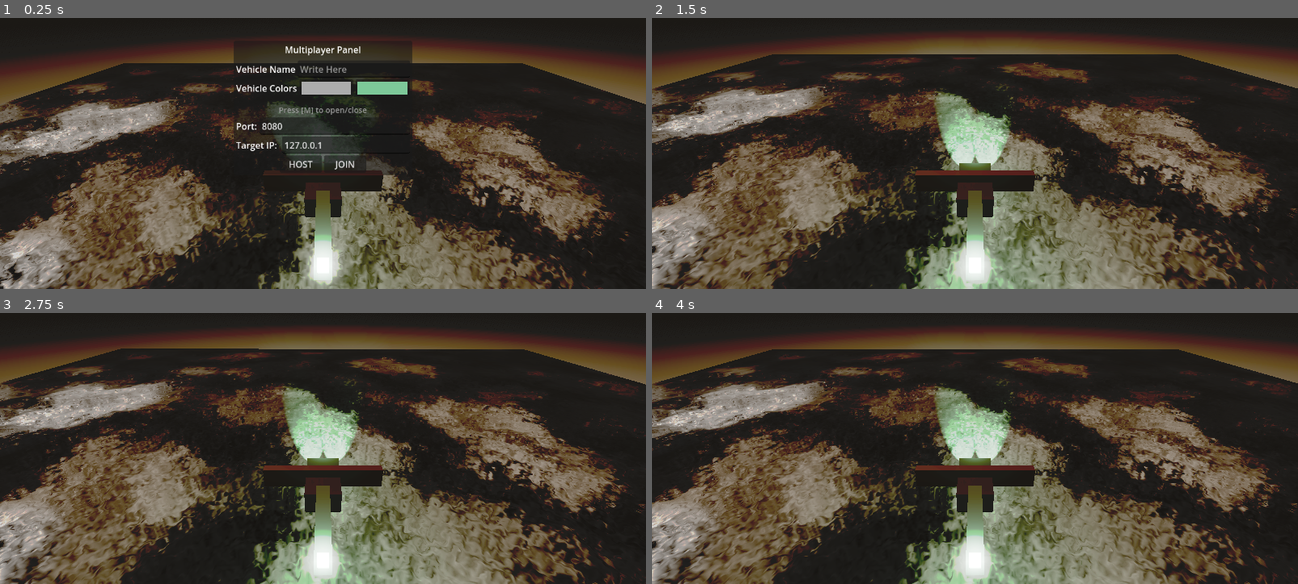
Above: before the commit, frames 1-4 (two rows, left to right).
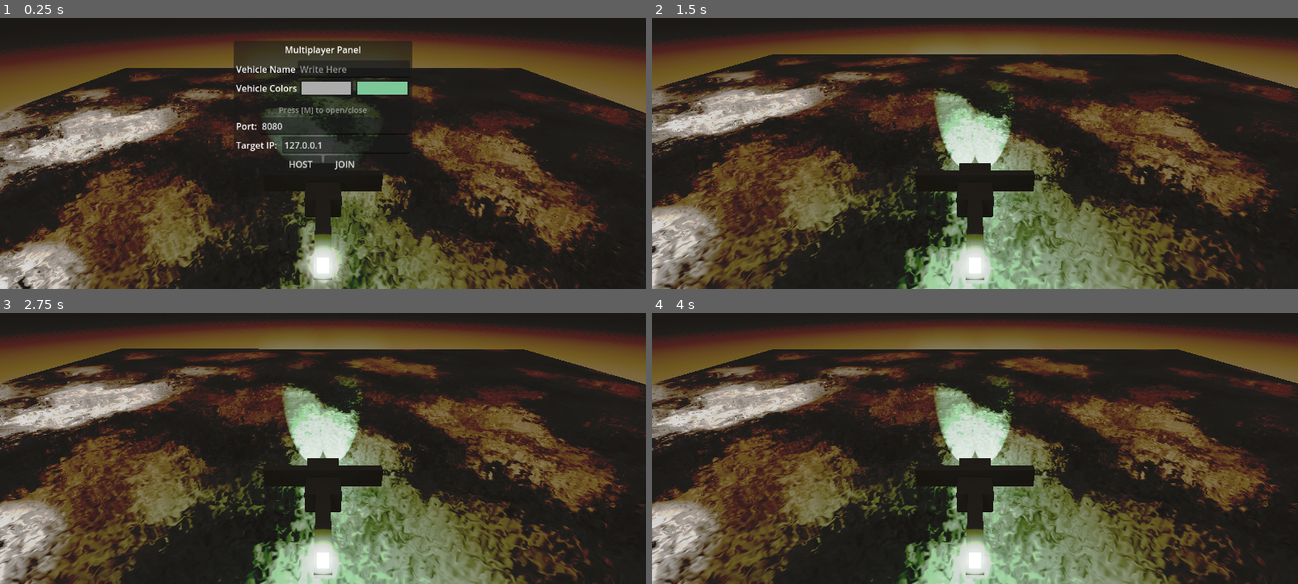
Above: after the commit, the same moments.

Repository: fracter2/here-be-le-dragon
Game: Godot game, scene res://Content/World.tscn
The game is run twice, just before and just after one commit, with the same random seed, the same clock (stepped at 60 frames per second) and the same inputs.
Inputs (mouse positions are in pixels of both pictures, inside the frame that each line leads up to):
- Up to frame 1 (0.25 s): no input
- Up to frame 2 (1.5 s): click (1007, 69) at 0.52 s; type "Alex" at 0.6 s; tap M (Menu) at 1.25 s; hold D (barrel_right) from 1.28 s (still down); tap P (flip_pitch) at 1.35 s
- Up to frame 3 (2.75 s): tap Space (thrust_up) at 2 s; release D (barrel_right) at 2.03 s; hold S (backward) from 2.03 s (still down); tap P (flip_pitch) at 2.1 s
- Up to frame 4 (4 s): release S (backward) at 2.78 s; hold D (barrel_right) 2.78-3.53 s; tap P (flip_pitch) at 2.85, 3.6 s; tap Enter at 3.5 s; hold W (forward) from 3.53 s (still down)

The runs differ from the first frame. In frame 1, 39% of the frame differs, in the area x 0-100%, y 5-100%; in frame 2, 34%; in frame 3, 34%; in frame 4, 34%.

Commit message:
Played with lighting and shadows, and material properies for heli

Diff:
--- a/Content/Helicopter.tscn
+++ b/Content/Helicopter.tscn
@@ -38,10 +38,11 @@
 size = Vector3(1.75, 1.8, 3.5)
 
 [sub_resource type="Gradient" id="Gradient_6r8wy"]
-offsets = PackedFloat32Array(0, 0.338889, 0.555556)
+offsets = PackedFloat32Array(0, 0.338889, 0.706977)
 colors = PackedColorArray(0, 0, 0, 1, 0.0325283, 0.0325283, 0.0325282, 1, 0.0506573, 0.0506572, 0.0506572, 1)
 
 [sub_resource type="FastNoiseLite" id="FastNoiseLite_te4uw"]
+noise_type = 3
 domain_warp_fractal_type = 0
 
 [sub_resource type="NoiseTexture2D" id="NoiseTexture2D_ih7gs"]
@@ -50,18 +51,37 @@
 color_ramp = SubResource("Gradient_6r8wy")
 noise = SubResource("FastNoiseLite_te4uw")
 
+[sub_resource type="Gradient" id="Gradient_te4uw"]
+interpolation_mode = 1
+offsets = PackedFloat32Array(0.134884, 0.311628, 0.497674)
+colors = PackedColorArray(0.939761, 0.939761, 0.939761, 1, 0.967818, 0.967818, 0.967818, 1, 1, 1, 1, 1)
+
+[sub_resource type="FastNoiseLite" id="FastNoiseLite_ih7gs"]
+noise_type = 3
+frequency = 0.012
+fractal_octaves = 4
+fractal_gain = 0.622
+domain_warp_frequency = 0.032
+domain_warp_fractal_type = 0
+
+[sub_resource type="NoiseTexture2D" id="NoiseTexture2D_ljlqh"]
+color_ramp = SubResource("Gradient_te4uw")
+noise = SubResource("FastNoiseLite_ih7gs")
+
 [sub_resource type="StandardMaterial3D" id="StandardMaterial3D_6r8wy"]
 resource_local_to_scene = true
 albedo_color = Color(0.674402, 0.674402, 0.674402, 1)
-metallic = 0.73
-metallic_specular = 0.0
-roughness = 0.62
+metallic = 1.0
+metallic_specular = 0.65
+roughness = 0.51
+roughness_texture = SubResource("NoiseTexture2D_ljlqh")
 normal_enabled = true
 normal_texture = SubResource("NoiseTexture2D_ih7gs")
-rim_tint = 0.6
 clearcoat = 0.64
 clearcoat_roughness = 0.94
-anisotropy = -1.0
+anisotropy_enabled = true
+anisotropy = -0.27
+subsurf_scatter_strength = 0.68
 refraction_scale = 1.0
 
 [sub_resource type="Gradient" id="Gradient_ljlqh"]
@@ -87,9 +107,10 @@
 refraction_scale = -1.0
 
 [sub_resource type="StandardMaterial3D" id="StandardMaterial3D_ljlqh"]
+albedo_color = Color(0.67451, 0.67451, 0.67451, 1)
 metallic = 1.0
-metallic_specular = 0.65
-roughness = 0.46
+roughness = 0.5
+roughness_texture = SubResource("NoiseTexture2D_ljlqh")
 
 [sub_resource type="Gradient" id="Gradient_kgety"]
 interpolation_mode = 2
@@ -170,11 +191,13 @@
 metadata/_edit_group_ = true
 
 [node name="Body" type="CSGBox3D" parent="CollisionShape3D"]
+layers = 4
 size = Vector3(1.75, 1.8, 3.5)
 material = SubResource("StandardMaterial3D_6r8wy")
 
 [node name="SpotLight3D" type="SpotLight3D" parent="CollisionShape3D/Body"]
 transform = Transform3D(0.990268, -0.0471431, 0.130945, 0, 0.940881, 0.338738, -0.139173, -0.335441, 0.931724, -0.5, 0.0403475, -1.866)
+layers = 4
 light_color = Color(0.490196, 0.784314, 0.6, 1)
 light_energy = 14.4
 spot_range = 300.0
@@ -184,6 +207,7 @@
 
 [node name="SpotLight3D2" type="SpotLight3D" parent="CollisionShape3D/Body"]
 transform = Transform3D(0.990268, 0.0471431, -0.130945, 0, 0.940881, 0.338738, 0.139173, -0.335441, 0.931724, 0.5, 0.0403475, -1.866)
+layers = 4
 light_color = Color(0.490196, 0.784314, 0.6, 1)
 light_energy = 11.736
 light_size = 0.159
@@ -194,12 +218,14 @@
 
 [node name="Cockpit Cutout" type="CSGBox3D" parent="CollisionShape3D/Body"]
 transform = Transform3D(1, 0, 0, 0, 0.766044, -0.642788, 0, 0.642788, 0.766044, 0, 0.975146, -1.64879)
+layers = 4
 operation = 2
 size = Vector3(2.11, 1.672, 1)
 material = SubResource("StandardMaterial3D_ih7gs")
 
 [node name="Cockpit Light" type="OmniLight3D" parent="CollisionShape3D/Body"]
 transform = Transform3D(1, 0, 0, 0, 1, 0, 0, 0, 1, 0, 0.76948, -1.73015)
+layers = 4
 light_color = Color(0.490883, 0.784855, 0.599776, 1)
 light_energy = 3.761
 light_size = 3.111
@@ -208,13 +234,27 @@
 omni_range = 11.622
 omni_attenuation = 2.0
 
+[node name="Cockpit Light2" type="OmniLight3D" parent="CollisionShape3D/Body"]
+transform = Transform3D(1, 0, 0, 0, 1, 0, 0, 0, 1, 2.88166, 1.06044, 0.402951)
+visible = false
+layers = 4
+light_color = Color(0.490883, 0.784855, 0.599776, 1)
+light_energy = 0.335
+light_indirect_energy = 0.0
+light_volumetric_fog_energy = 0.0
+light_size = 0.696
+omni_range = 3.607
+
 [node name="Backend Cutout" type="CSGBox3D" parent="CollisionShape3D/Body"]
 transform = Transform3D(1, 0, 0, 0, 0.766044, -0.642788, 0, 0.642788, 0.766044, 0, -0.851291, 1.81468)
+layers = 4
 operation = 2
 size = Vector3(2.11, 1.672, 1)
+material = SubResource("StandardMaterial3D_6r8wy")
 
 [node name="Wings" type="CSGBox3D" parent="CollisionShape3D"]
 transform = Transform3D(1, 0, 0, 0, -4.37114e-08, -1, 0, 1, -4.37114e-08, 0, 0.860343, 0.401711)
+layers = 4
 size = Vector3(6.023, 0.384, 1)
 material = SubResource("StandardMaterial3D_ljlqh")
 
@@ -223,10 +263,13 @@
 
 [node name="Tail" type="CSGBox3D" parent="CollisionShape3D/TailJoint"]
 transform = Transform3D(1, 0, 0, 0, 1, 0, 0, 0, 1, 0, -0.00385278, 1.61553)
+layers = 4
 size = Vector3(0.649, 0.704, 3.76259)
+material = SubResource("StandardMaterial3D_ljlqh")
 
 [node name="Tail light" type="OmniLight3D" parent="CollisionShape3D/TailJoint/Tail"]
 transform = Transform3D(1, 0, 0, 0, 1, 0, 0, 0, 1, -0.0135685, 0.832137, 2.17237)
+layers = 4
 light_color = Color(0.490883, 0.784855, 0.599776, 1)
 light_energy = 8.5
 light_indirect_energy = 1.186
@@ -238,8 +281,9 @@
 
 [node name="Tail light Specular" type="OmniLight3D" parent="CollisionShape3D/TailJoint/Tail"]
 transform = Transform3D(1, 0, 0, 0, 1, 0, 0, 0, 1, -0.0135685, 0.77701, 2.17888)
+layers = 4
 light_color = Color(0.490883, 0.784855, 0.599776, 1)
-light_energy = 1.343
+light_energy = 1.988
 light_indirect_energy = 0.0
 light_size = 0.2
 light_bake_mode = 0
@@ -248,6 +292,7 @@
 
 [node name="TailEnd" type="CSGBox3D" parent="CollisionShape3D/TailJoint"]
 transform = Transform3D(1, 0, 0, 0, 0.862955, -0.505281, 0, 0.505281, 0.862955, 0, 0.454, 3.52746)
+layers = 4
 size = Vector3(0.4, 0.791, 0.4)
 material = SubResource("StandardMaterial3D_3thc0")
 
--- a/Content/World.tscn
+++ b/Content/World.tscn
@@ -26,7 +26,7 @@
 background_mode = 2
 sky = SubResource("Sky_hlcxu")
 ambient_light_source = 2
-ambient_light_color = Color(0.0228915, 0.090661, 1.8049e-08, 1)
+ambient_light_color = Color(0.0460012, 0.140394, 0, 1)
 tonemap_mode = 4
 glow_enabled = true
 glow_hdr_threshold = 0.8
@@ -237,14 +237,36 @@
 script = SubResource("GDScript_k5ufn")
 
 [node name="DirectionalLight3D" type="DirectionalLight3D" parent="."]
-transform = Transform3D(0.913886, 0.132017, -0.383906, 0.265785, 0.520252, 0.811601, 0.306873, -0.843748, 0.440363, 0, 16.5198, 0)
+transform = Transform3D(0.913886, 0.132017, -0.383907, 0.265785, 0.520252, 0.811601, 0.306873, -0.843748, 0.440363, 0.754787, 14.9744, -2.86649)
 light_color = Color(0.813536, 0.762062, 0.713064, 1)
-light_energy = 1.046
+light_energy = 0.271
+light_specular = 1.274
+shadow_enabled = true
+directional_shadow_mode = 0
+directional_shadow_blend_splits = true
+directional_shadow_max_distance = 150.0
+
+[node name="DirectionalLight3D2" type="DirectionalLight3D" parent="."]
+transform = Transform3D(0.13821, -0.594484, -0.79214, 0.517202, 0.725418, -0.454171, 0.84463, -0.346926, 0.407729, 2.38419e-07, 14.9071, 2.38419e-07)
+visible = false
+light_color = Color(0.660946, 0.805902, 0.478931, 1)
+light_energy = 0.047
+directional_shadow_mode = 0
+sky_mode = 1
+
+[node name="DirectionalLight3D3" type="DirectionalLight3D" parent="."]
+transform = Transform3D(0.662615, -0.00389755, 0.74895, 0.51741, 0.725382, -0.453991, -0.541506, 0.688335, 0.482666, 2.38419e-07, 14.9071, 2.38419e-07)
+visible = false
+light_color = Color(0.660946, 0.805902, 0.478931, 1)
+light_energy = 0.047
+directional_shadow_mode = 0
+sky_mode = 1
 
 [node name="Map" type="Node3D" parent="."]
 
 [node name="MeshInstance3D" type="MeshInstance3D" parent="Map"]
 transform = Transform3D(1, 0, 0, 0, 1, 0, 0, 0, 1, 0, -1, 0)
+layers = 2
 mesh = SubResource("PlaneMesh_k5ufn")
 metadata/_edit_group_ = true
 
@@ -257,6 +279,7 @@
 
 [node name="CSGBox3D" type="CSGBox3D" parent="Map"]
 transform = Transform3D(1, 0, 0, 0, 1, 0, 0, 0, 1, 0.0045166, 0.0504408, -0.0130348)
+layers = 2
 use_collision = true
 size = Vector3(80, 5, 80)
 material = SubResource("StandardMaterial3D_hlcxu")
@@ -276,7 +299,7 @@
 mesh = SubResource("CylinderMesh_by8gy")
 
 [node name="Singleplayer Helicopter" parent="." instance=ExtResource("1_k5ufn")]
-transform = Transform3D(1, 0, 0, 0, 1, 0, 0, 0, 1, 0, 5.51246, 0)
+transform = Transform3D(1, 0, 0, 0, 1, 0, 0, 0, 1, 0, 6.50524, 0)
 rotation_edit_mode = 2
 
 [node name="OmniLight3D" type="OmniLight3D" parent="."]
--- a/project.godot
+++ b/project.godot
@@ -112,6 +112,12 @@
 ]
 }
 
+[layer_names]
+
+3d_render/layer_1="Default"
+3d_render/layer_2="Map"
+3d_render/layer_3="Helicoppi"
+
 [rendering]
 
 renderer/rendering_method="gl_compatibility"
Not shown: 1 places in Content/Helicopter.tscn that only renumber resources
